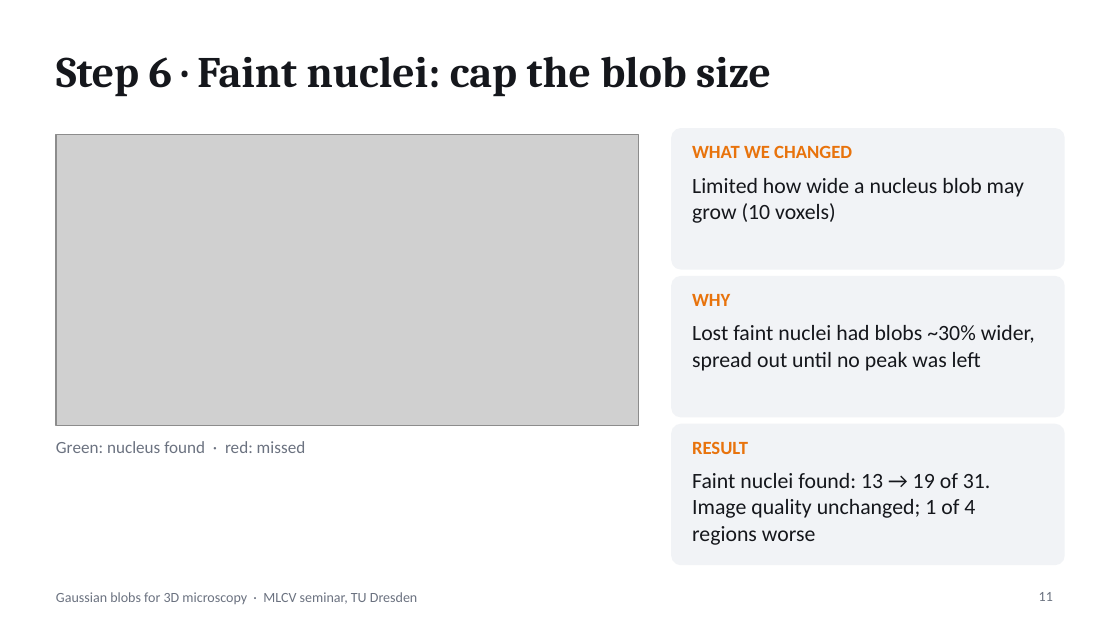
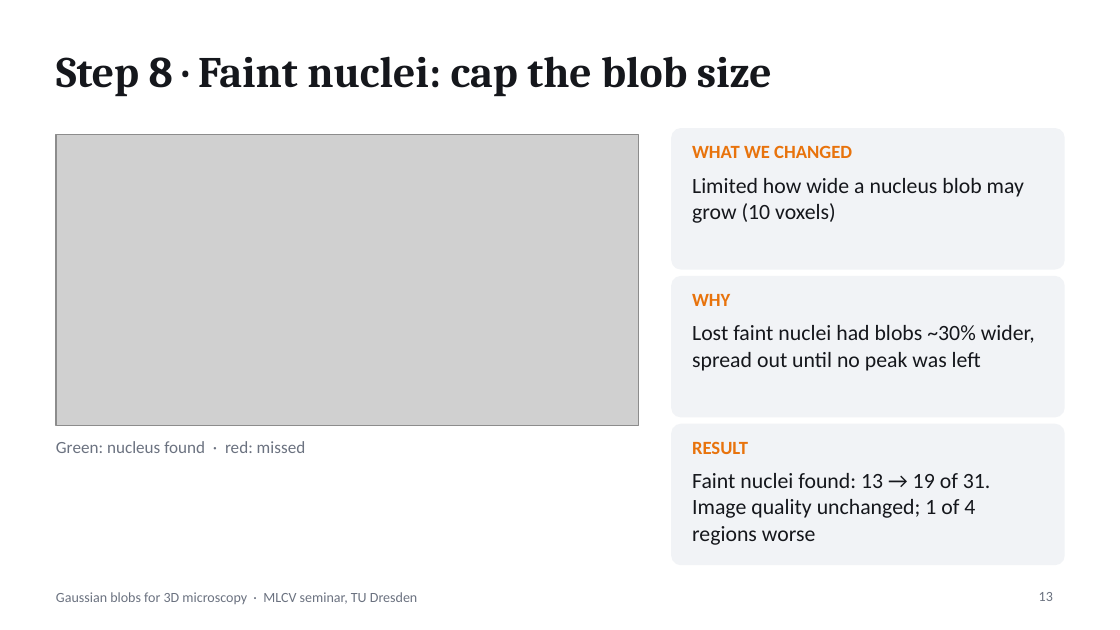
Before and after one commit to asadrizvi64/DeepLearning-Seminar-TeamProject, a slide deck: slide 13 of Gaussian_Blobs_Microscopy_v3.pptx (slide 11 before the commit). Drawn at 1120x630 pixels with LibreOffice and Linux fonts; fonts in the diff are those of the drawing; grey boxes stand for pictures. Boxes give left, top, right and bottom in pixels: in the first picture for what was removed or moved away, otherwise in the second. Text is boxed around its words. In the diff, an @@ line names an element or a change of style, - is before the commit and + after.

```diff
--- a/Gaussian_Blobs_Microscopy_v3.pptx
+++ b/Gaussian_Blobs_Microscopy_v3.pptx
@@ title at (x1=56, y1=56, x2=772, y2=97): text changed @@
-Step 6 · Faint nuclei: cap the blob size
+Step 8 · Faint nuclei: cap the blob size
@@ page number at (x1=1039, y1=592, x2=1053, y2=601): text changed @@
-11
+13
```
Also in this commit, not shown: 5 other slides changed, 2 slides added, 5 other files.
